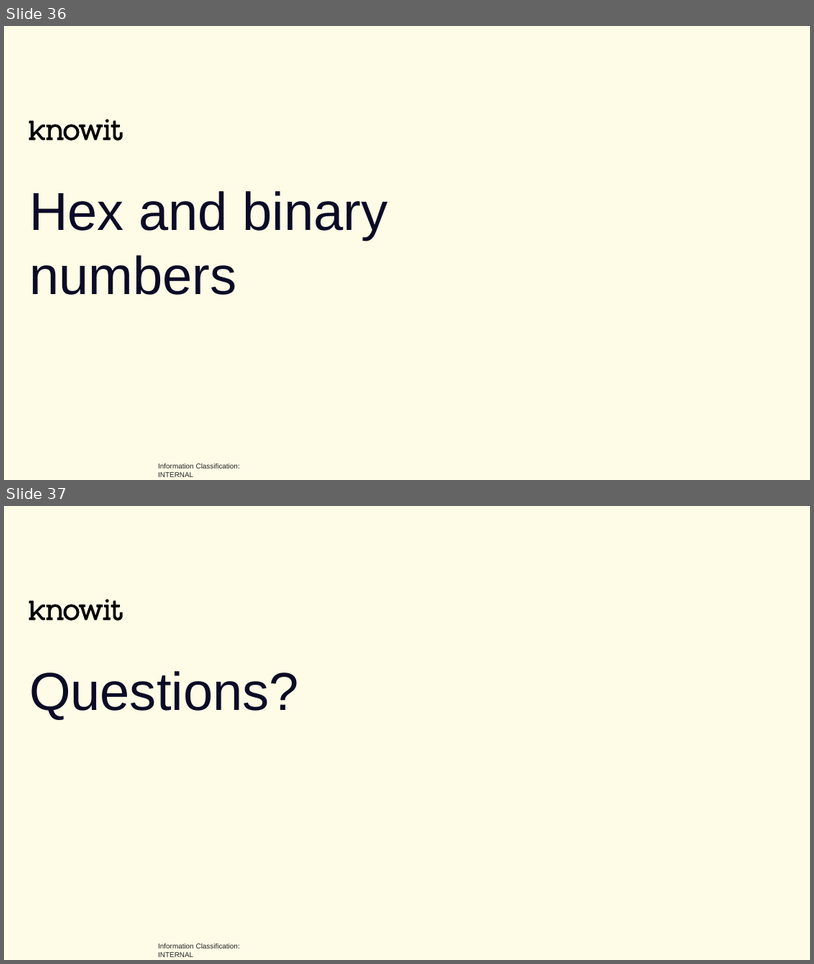
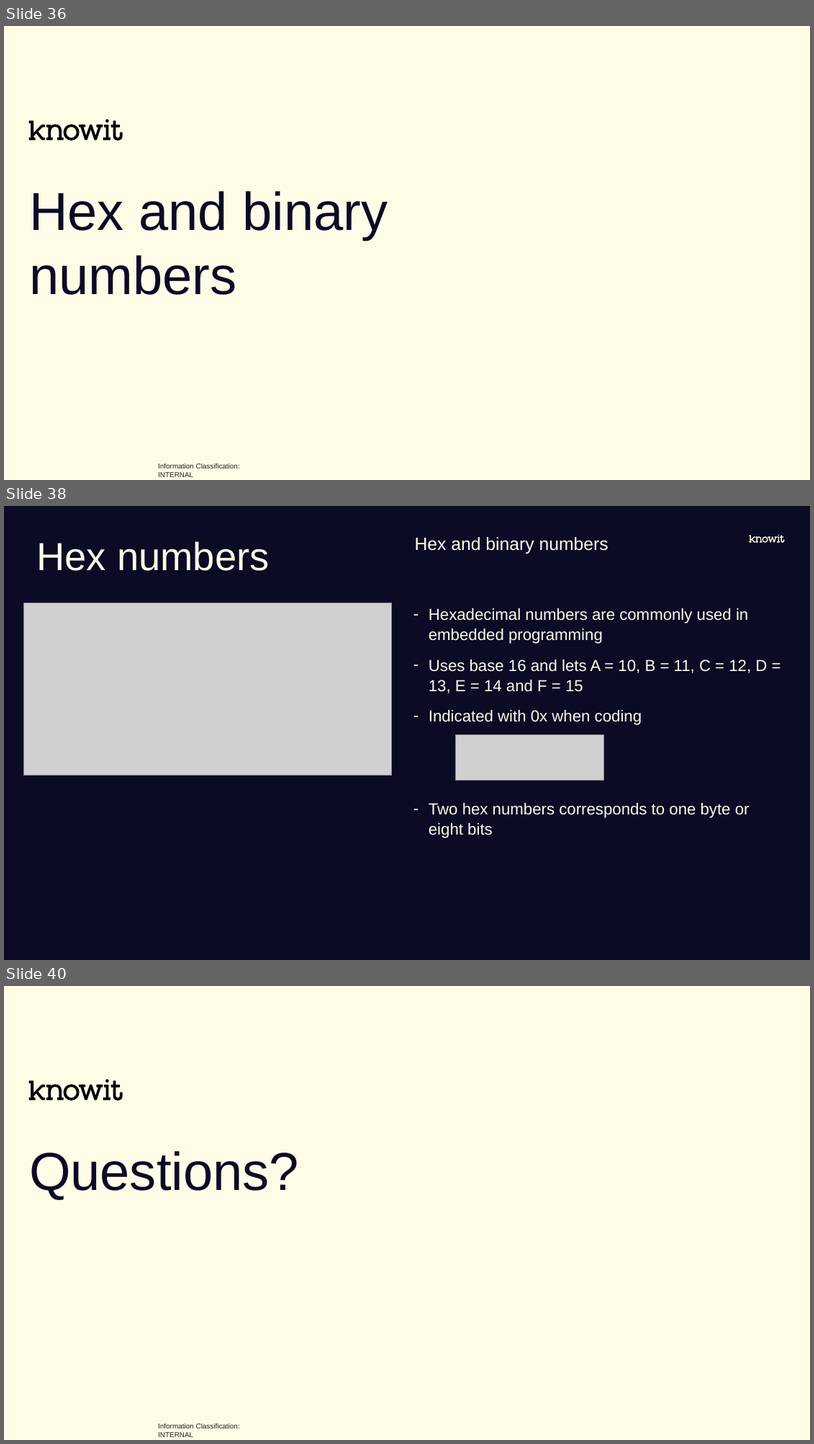
Before and after one commit to joelstr/knowit-embedded-academy, a slide deck: Introduction/Embedded academy - Intro.pptx. Shown one above the other, each under a label of ours: slides 36 and 37 before the commit, slides 36, 38 and 40 after it; the slides between them are not shown. The pictures are 814x964 and 814x1444 pixels, drawn with LibreOffice and Linux fonts; fonts in the diff are those of the drawing; grey boxes stand for pictures; background and template pictures are left out. Boxes give left, top, right and bottom in pixels: in the first picture for what was removed or moved away, otherwise in the second. Text is boxed around its words. In the diff, an @@ line names an element or a change of style, - is before the commit and + after.

```diff
--- a/Introduction/Embedded academy - Intro.pptx
+++ b/Introduction/Embedded academy - Intro.pptx
@@ slide 38 added at box(4, 506, 810, 960), background #0B0B26 @@
@@ title added at box(37, 541, 269, 571), 44 pt, text #FEFBE6 @@
+Hex numbers
@@ text added at box(415, 537, 609, 554), 20 pt, text #FEFBE6 @@
+Hex and binary numbers
@@ freeform shape added at box(750, 535, 784, 543), fill #FEFBE6 @@
@@ picture added at box(23, 603, 391, 775) @@
@@ text added at box(429, 608, 767, 838), 18 pt, text #FEFBE6 @@
+– Hexadecimal numbers are commonly used in embedded programming
+– Uses base 16 and lets A = 10, B = 11, C = 12, D = 13, E = 14 and F = 15
+– Indicated with 0x when coding
+– Two hex numbers corresponds to one byte or eight bits
@@ picture added at box(456, 734, 604, 780) @@
@@ what was slide 37 is now slide 40 @@
```
Also in this commit, not shown: 6 slides changed, 2 other slides added, 1 other file.
